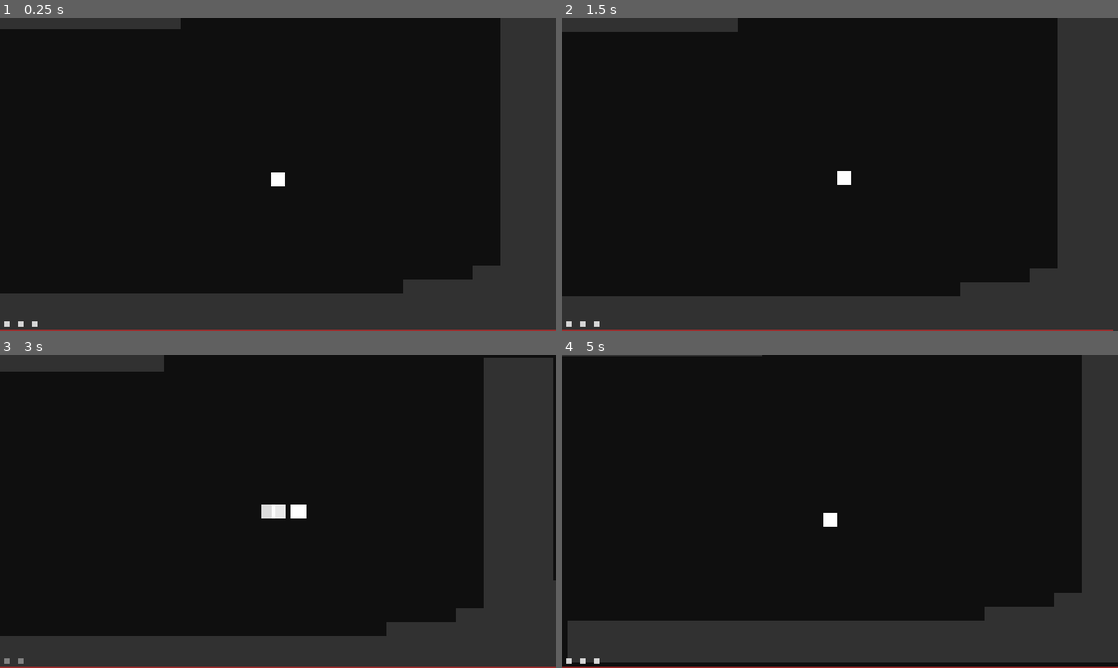
Above: before the commit, frames 1-4 (two rows, left to right).
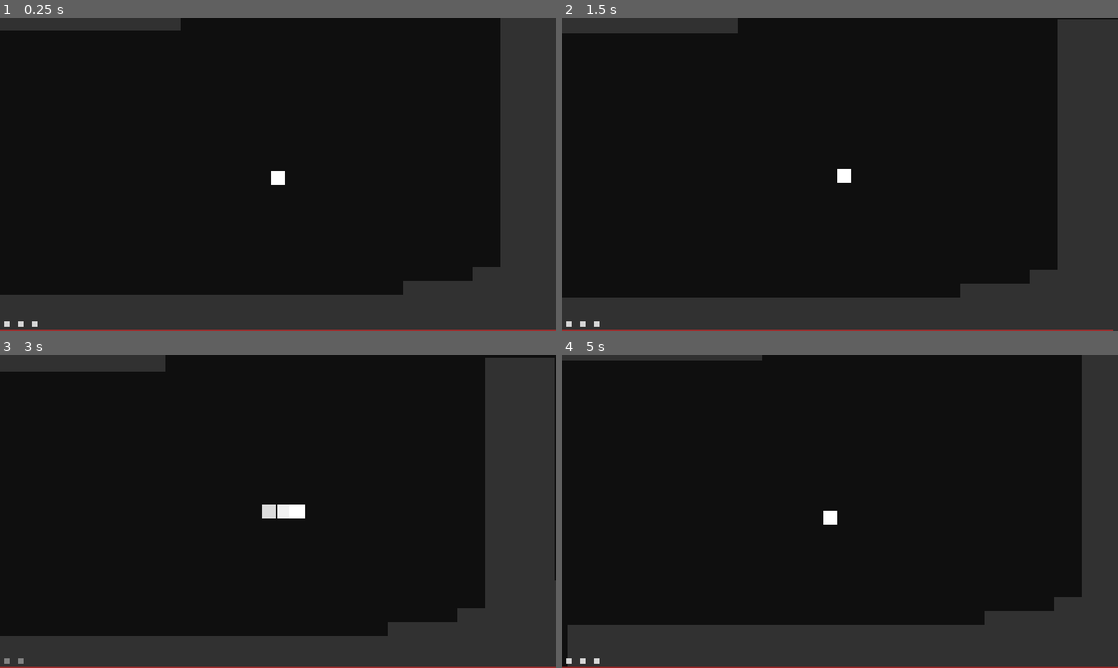
Above: after the commit, the same moments.

Repository: talhagedikli/Godot-source-control
Game: Godot game, scene res://Scenes/World.tscn
Two runs of this game, one before a commit and one after it. Both use one fixed random seed, a clock stepped at 60 frames per second and the inputs below.
Inputs:
- Up to frame 1 (0.25 s): no input
- Up to frame 2 (1.5 s): hold R (r) 0.53-1.28 s; hold Right (right) from 0.53 s (still down); tap Up (up) at 0.77 s; tap Enter at 1.25 s; tap Alt (alt) at 1.35 s
- Up to frame 3 (3 s): tap Up (up) at 1.52 s; tap R (r) at 1.55 s; release Right (right) at 2.03 s; hold Left (left) 2.03-2.78 s; hold R (r) 2.03-2.78 s; tap Space (space) at 2.75 s; hold Right (right) from 2.78 s (still down); tap Shift (shift) at 2.85 s
- Up to frame 4 (5 s): tap Up (up) at 3.02, 3.77, 4.52 s; tap R (r) at 3.05, 4.55 s; hold R (r) 3.53-4.28 s; tap Space (space) at 3.6 s; tap Enter at 4.25 s; release Right (right) at 4.28 s; hold Left (left) from 4.28 s (still down); tap Z (z) at 4.35 s

The runs differ from the first frame. In frame 1, 0.6% of the frame differs, in the area x 0-90%, y 3-89%; in frame 2, 0.6%; in frame 3, 0.5%; in frame 4, 3.1%, in the area x 0-100%, y 0-100%.

Commit message:
Update Player.gd

Diff:
--- a/Projects/Equinox/Scripts/Player.gd
+++ b/Projects/Equinox/Scripts/Player.gd
@@ -1,7 +1,7 @@
 extends KinematicBody2D
 
 var up: Vector2 = Vector2(0, -1)
-var gravity: float = 400
+var gravity: float = 300
 
 var maxFallSpeed = 200
 var maxSpeed = 175
@@ -25,7 +25,7 @@
 var pack_power_max = 15
 
 var dash_power: float = 500 # In pixels
-var dash_duration: float = 0.25
+var dash_duration: float = 0.3
 var dash_count_max: int = 3
 var dash_count: int = dash_count_max
 var is_dashing: bool = false
@@ -142,11 +142,11 @@
 			gas_rate = gas / gas_max
 			emit_signal("using_pack", Vector2(global_position.x, global_position.y + 8))
 			gas -= 1
-			pack_power += 0.8
+			pack_power += 1.5
 		else:
-			pack_power = 0
-	else:
-		pack_power = 0
+			pack_power -= 1
+	else:
+		pack_power -= 1
 		if onGround:
 			gas = gas_max
 	if raycastTop.is_colliding(): pack_power = 0
